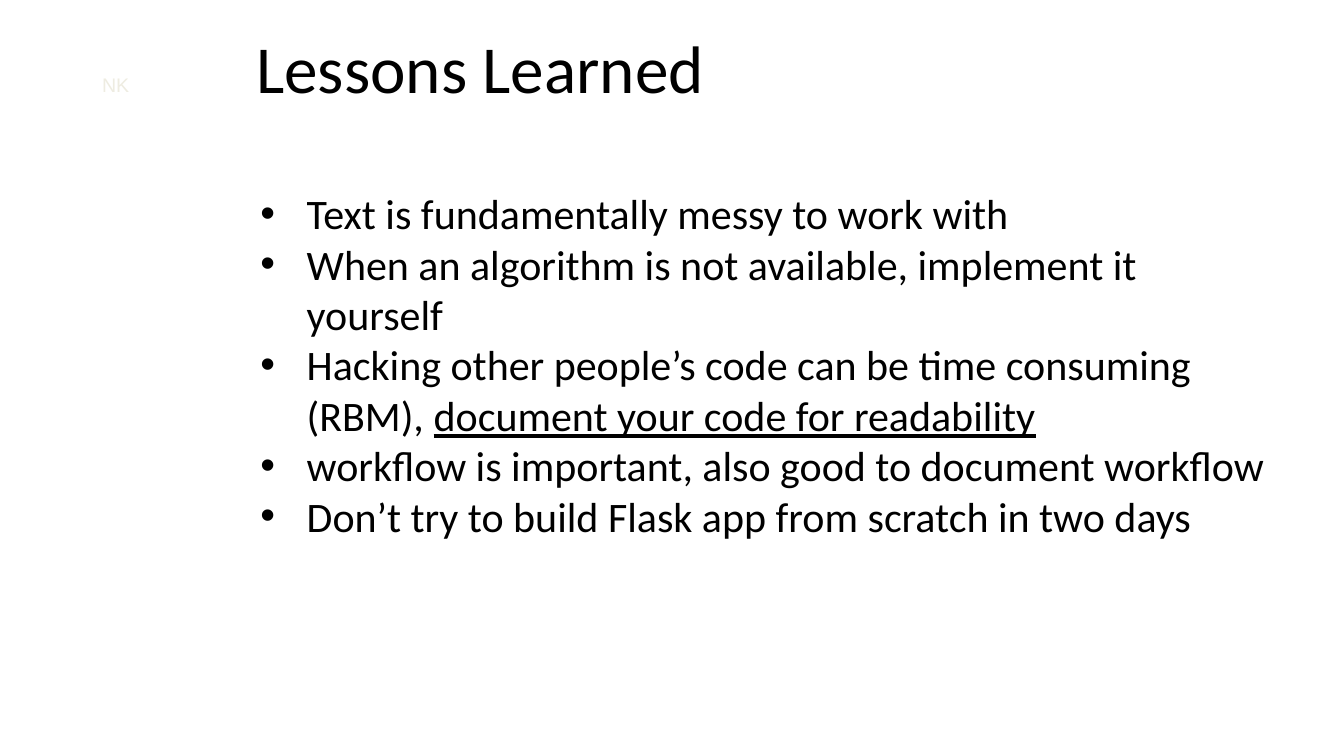
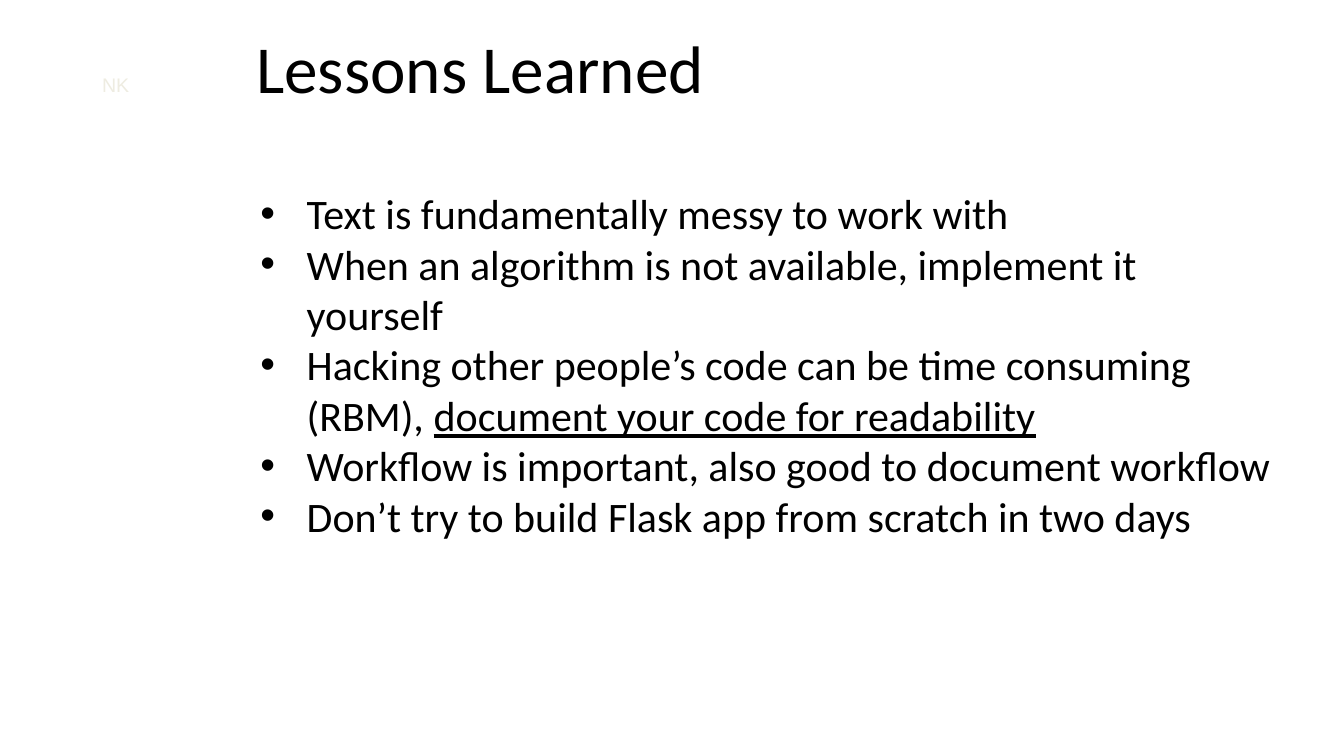
Before and after one commit to nycdatasci/bootcamp007_project, a slide deck: slide 36 of Project5-Capstone/Beerology/Ninkasi Capstone Presentation.pptx. Drawn at 1344x756 pixels with LibreOffice and Linux fonts; fonts in the diff are those of the drawing; background and template pictures are left out. Boxes give left, top, right and bottom in pixels: in the first picture for what was removed or moved away, otherwise in the second. Text is boxed around its words. In the diff, an @@ line names an element or a change of style, - is before the commit and + after.

```diff
--- a/Project5-Capstone/Beerology/Ninkasi Capstone Presentation.pptx
+++ b/Project5-Capstone/Beerology/Ninkasi Capstone Presentation.pptx
@@ text at <box>307,452,1270,489</box>: text changed @@
-• workflow is important, also good to document workflow
+• Workflow is important, also good to document workflow
```
Also in this commit, not shown: 12 other slides changed, 1 other file.
